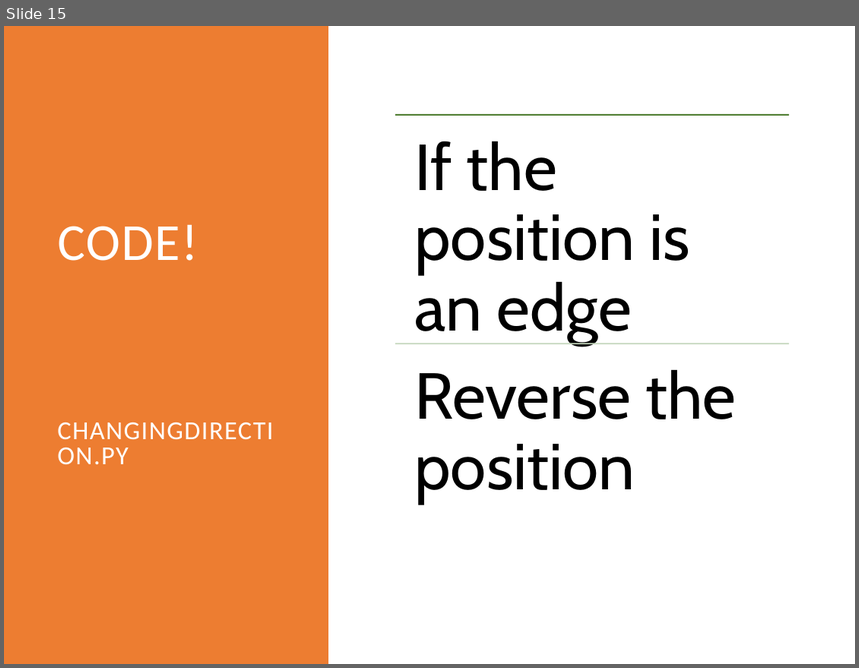
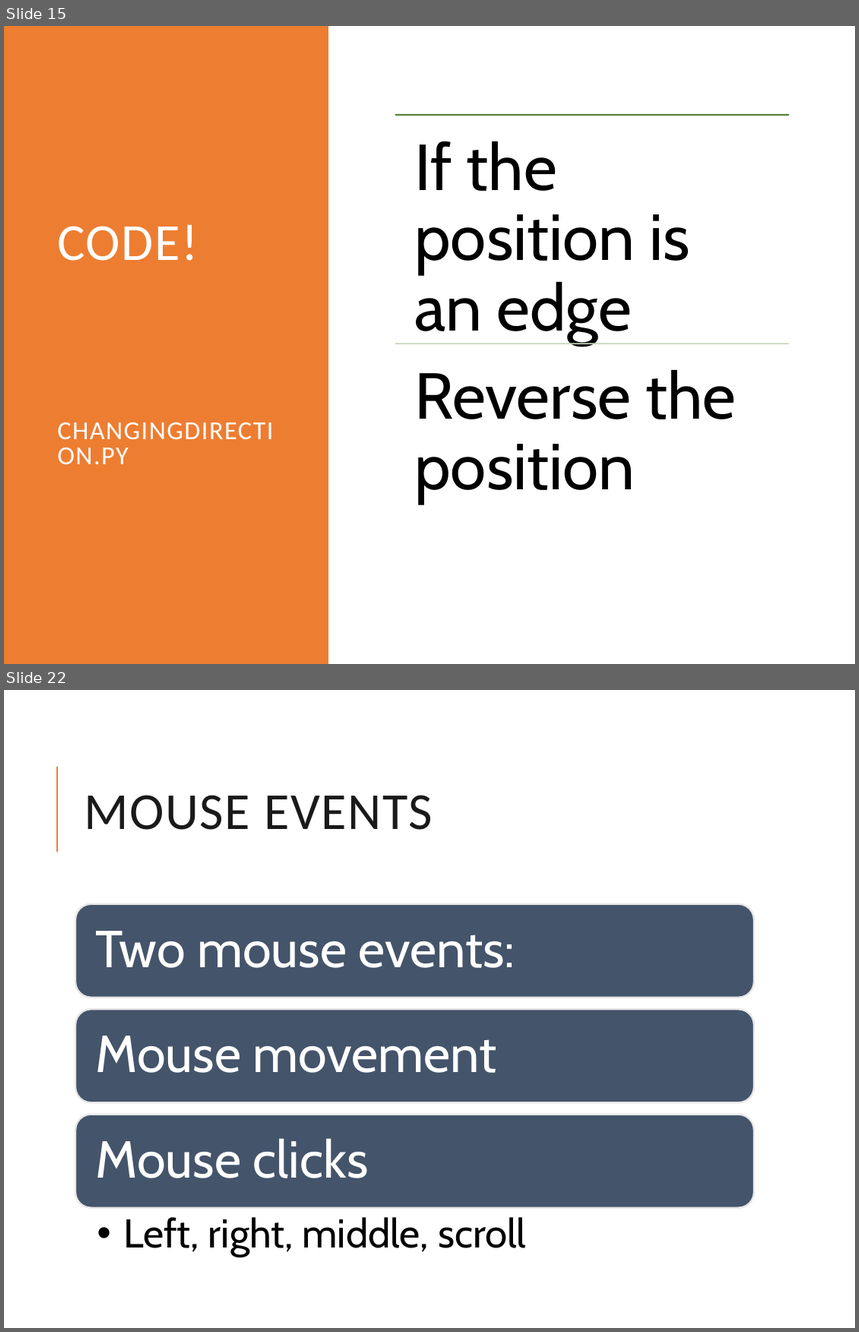
Before and after one commit to rsera/Junior-Knights, a slide deck: Python Day 10 Pygame 2.pptx. Shown one above the other, each under a label of ours: slide 15 before the commit, slides 15 and 22 after it; the slides between them are not shown. The pictures are 859x668 and 859x1332 pixels, drawn with LibreOffice and Linux fonts; fonts in the diff are those of the drawing. Boxes give left, top, right and bottom in pixels: in the first picture for what was removed or moved away, otherwise in the second. Text is boxed around its words. In the diff, an @@ line names an element or a change of style, - is before the commit and + after.

```diff
--- a/Python Day 10 Pygame 2.pptx
+++ b/Python Day 10 Pygame 2.pptx
@@ slide 22 added at <box>4,690,855,1328</box>, background #FFFFFF @@
@@ line added from (56, 852) to (56, 767), #ED7D31 1.5 pt @@
@@ title added at <box>84,795,433,830</box>, 44 pt, text #1A1A1A @@
+MOUSE EVENTS
@@ group added at <box>75,904,754,1256</box>: 4 texts, 3 rounded rectangles @@
+Two mouse events:
+Mouse movement
+Mouse clicks
+  • Left, right, middle, scroll
```
Also in this commit, not shown: 1 slide changed, 7 other slides added, 2 slides removed, 14 other files.
